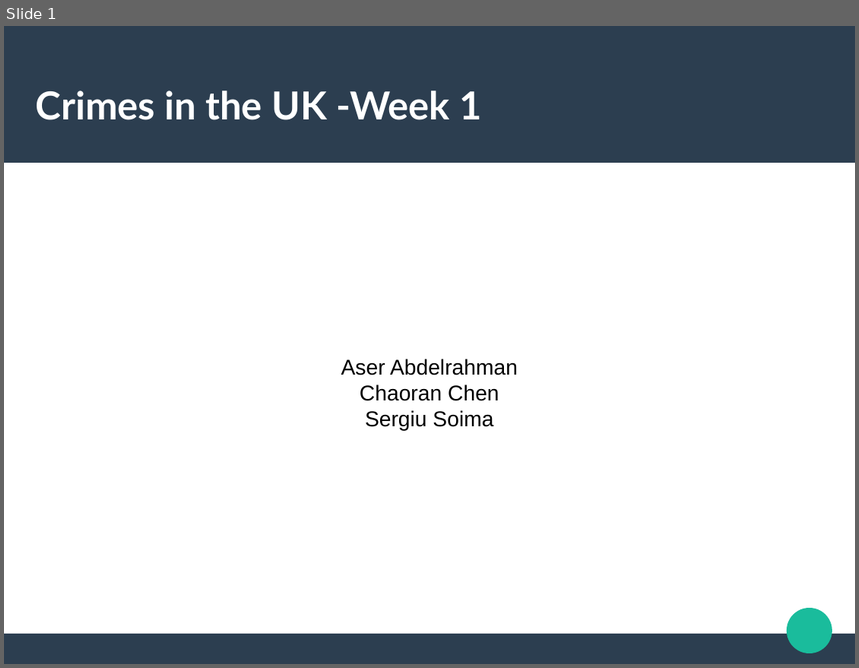
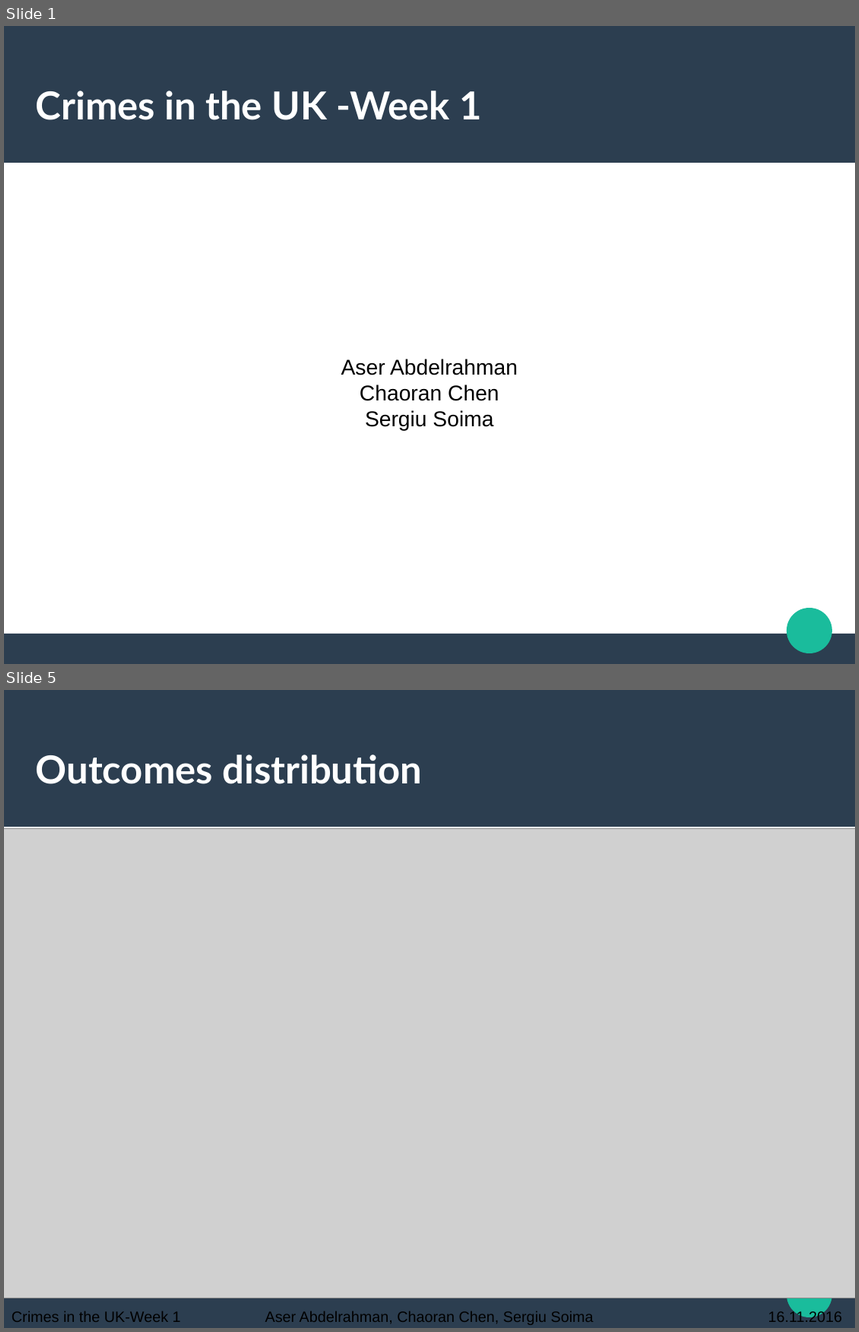
Before and after one commit to chaoran-chen/data-mining-lab-ws1617-crimes-in-uk, a slide deck: wiki/week-01/week-01-presentation.odp. Shown one above the other, each under a label of ours: slide 1 before the commit, slides 1 and 5 after it; the slides between them are not shown. The pictures are 859x668 and 859x1332 pixels, drawn with LibreOffice and Linux fonts; fonts in the diff are those of the drawing; grey boxes stand for pictures. Boxes give left, top, right and bottom in pixels: in the first picture for what was removed or moved away, otherwise in the second. Text is boxed around its words. In the diff, an @@ line names an element or a change of style, - is before the commit and + after.

```diff
--- a/wiki/week-01/week-01-presentation.odp
+++ b/wiki/week-01/week-01-presentation.odp
@@ slide 5 added at (x1=4, y1=690, x2=855, y2=1328), background #FFFFFF; not listed: 3 template elements that a slide beside it also shows @@
@@ title added at (x1=36, y1=755, x2=422, y2=784), 36 pt, text #FFFFFF, bold @@
+Outcomes distribution
@@ picture added at (x1=4, y1=829, x2=855, y2=1298) @@
@@ text added at (x1=12, y1=1312, x2=181, y2=1322), 14 pt, text #000000 @@
+Crimes in the UK-Week 1
@@ text added at (x1=265, y1=1312, x2=594, y2=1325), 14 pt, text #000000 @@
+Aser Abdelrahman, Chaoran Chen, Sergiu Soima
@@ text added at (x1=769, y1=1311, x2=842, y2=1322), 14 pt, text #000000 @@
+16.11.2016
```
Also in this commit, not shown: 6 slides changed, 1 other slide added.
